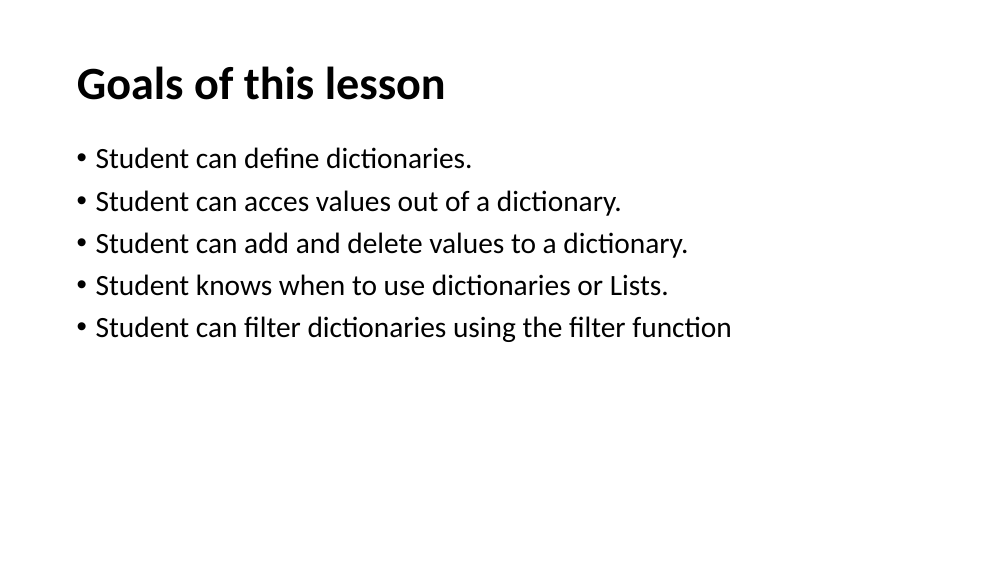
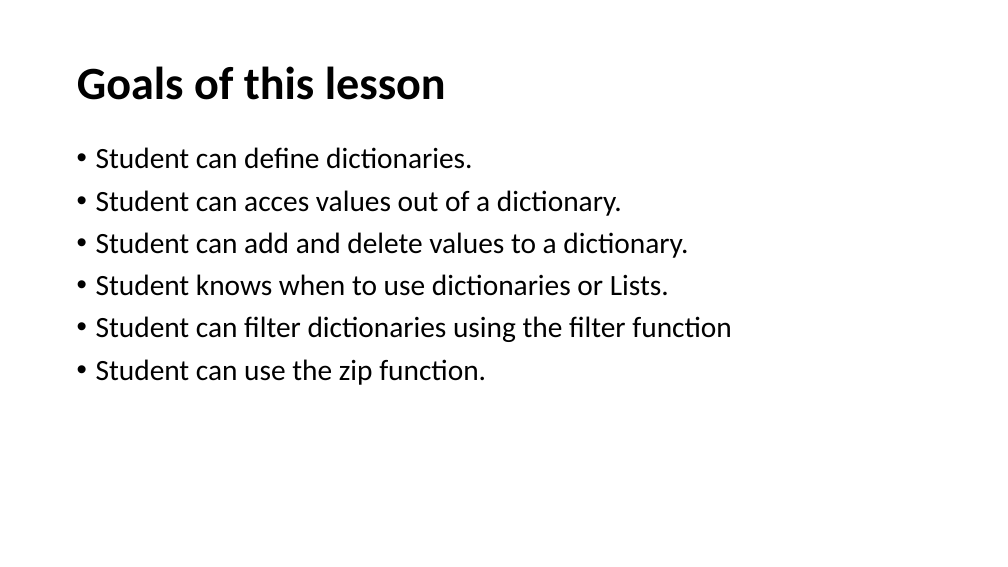
Before and after one commit to UCLL-PR2/exercises, a slide deck: slide 3 of 03-iterable/programming2_iterable.pptx. Drawn at 1008x567 pixels with LibreOffice and Linux fonts; fonts in the diff are those of the drawing. Boxes give left, top, right and bottom in pixels: in the first picture for what was removed or moved away, otherwise in the second. Text is boxed around its words. In the diff, an @@ line names an element or a change of style, - is before the commit and + after.

```diff
--- a/03-iterable/programming2_iterable.pptx
+++ b/03-iterable/programming2_iterable.pptx
@@ text at [96, 359, 486, 385]: paragraph added @@
+• Student can use the zip function.
```
Also in this commit, not shown: 3 other slides changed, 1 slide added.
